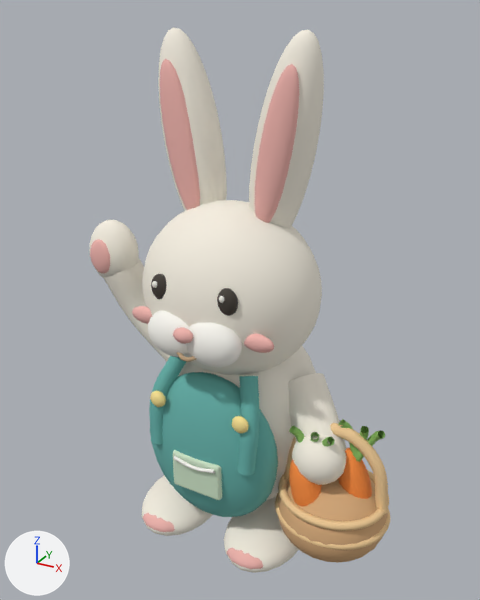
Two versions of the glTF model assets/harvest_3d/source/farm_friends_20261004/exports/sprites/rabbit.glb, one commit apart.
Both versions are drawn from a 50 mm lens placed at (1.08, -2.03, 2.32), pointed at (-0.18, 0.27, 1.17). Arrows for +X, +Y and +Z are at lower left; the lights stay in place. The picture after the commit comes second. Where no turn or scale is listed for an object, it has been applied to the vertices. Vertices at exactly the same position are counted once.

Objects in the first picture: 'Rabbit | apron', 'Rabbit | apron strap', 'Rabbit | apron strap.001', 'Rabbit | basket arm', 'Rabbit | basket body', 'Rabbit | basket paw', 'Rabbit | body', 'Rabbit | ear lining', 'Rabbit | ear lining.001', 'Rabbit | foot', 'Rabbit | foot.001', 'Rabbit | head', 'Rabbit | long ear', 'Rabbit | long ear.001', 'Rabbit | pocket', 'Rabbit | waving arm', 'Rabbit | waving paw' and 25 more.
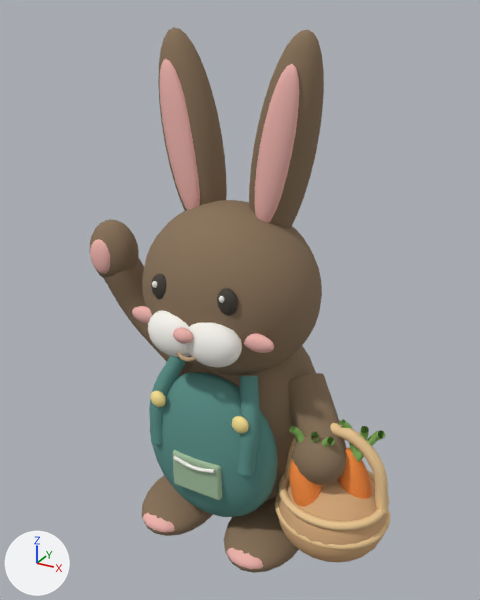
What differs and where, as boxes (x1, y1, x2, y2) in the pictures (480 x 600 px):
'Rabbit | apron', recoloured: (150, 372, 278, 517) in both
'Rabbit | basket arm', recoloured (white to brown): (288, 373, 346, 451) in both
'Rabbit | apron strap.001', recoloured: (237, 376, 259, 475) in both
'Rabbit | waving arm', recoloured (white to brown): (104, 257, 170, 362) in both
'Rabbit | pocket', recoloured (pale green to greyish green): (173, 450, 222, 500) in both
'Rabbit | apron strap', recoloured: (149, 356, 186, 444) in both
part 1 of me_球体_025, recoloured (white to brown): (292, 435, 346, 485) in both
part 2 of me_球体, recoloured (white to brown): (177, 346, 316, 501) in both
part 3 of me_球体_002, recoloured (white to brown): (142, 475, 213, 536) in both
part 4 of me_球体_004, recoloured (white to brown): (224, 497, 299, 573) in both
part 5 of me_球体_009, recoloured (white to brown): (142, 200, 322, 375) in both
part 6 of me_球体_010, recoloured (white to brown): (158, 27, 227, 211) in both
part 7 of me_球体_016, recoloured (white to brown): (249, 30, 324, 228) in both
part 8 of me_球体_023, recoloured (white to brown): (90, 220, 139, 278) in both

Patch to the scene script:
```diff
--- a/assets/harvest_3d/source/farm_friends_20261004/exports/sprites/rabbit.glb.py
+++ b/assets/harvest_3d/source/farm_friends_20261004/exports/sprites/rabbit.glb.py
@@ mat_rabbit___garden_teal_linen @@
 mat_rabbit___garden_teal_linen = principled_material('Rabbit | garden teal linen')
-mat_rabbit___garden_teal_linen.base_color = (0.13, 0.44, 0.4)  # cyan #65b1aa
+mat_rabbit___garden_teal_linen.base_color = (0.1, 0.28, 0.25)  # cyan #599089
 mat_rabbit___garden_teal_linen.roughness = 0.92
@@ mat_rabbit___mint_apron_stitches @@
 mat_rabbit___mint_apron_stitches = principled_material('Rabbit | mint apron stitches')
-mat_rabbit___mint_apron_stitches.base_color = (0.62, 0.78, 0.58)  # pale green #cee5c8
+mat_rabbit___mint_apron_stitches.base_color = (0.36, 0.52, 0.34)  # greyish green #a2bf9e
 mat_rabbit___mint_apron_stitches.roughness = 0.92
@@ me_rabbit___basket_arm_curve @@
 me_rabbit___basket_arm_curve.from_pydata(...)  # 396 vertices, 768 faces; spans x 0.229..0.575, y -0.246..0.085, z 0.537..0.911
-me_rabbit___basket_arm_curve.materials.append(mat_rabbit___warm_ivory_fur)  # white #f6f0e2
+me_rabbit___basket_arm_curve.materials.append(mat_rabbit___toasted_ivory_fur)  # brown #897359
@@ me_球体_025 @@
 me_球体_025.from_pydata(...)  # 146 vertices, 288 faces; spans x -0.115..0.115, y -0.1..0.1, z -0.11..0.11
+# me_球体_025 part 1: 288 faces spanning x -0.115..0.115, y -0.1..0.1, z -0.11..0.11 switch from mat_rabbit___warm_ivory_fur (white #f6f0e2) to mat_rabbit___toasted_ivory_fur (brown #897359)
@@ me_球体 @@
 me_球体.from_pydata(...)  # 362 vertices, 720 faces; spans x -0.39..0.39, y -0.31..0.31, z -0.5..0.5
+# me_球体 part 2: 720 faces spanning x -0.39..0.39, y -0.31..0.31, z -0.5..0.5 switch from mat_rabbit___warm_ivory_fur (white #f6f0e2) to mat_rabbit___toasted_ivory_fur (brown #897359)
@@ me_球体_002 @@
 me_球体_002.from_pydata(...)  # 222 vertices, 440 faces; spans x -0.18..0.18, y -0.26..0.26, z -0.095..0.095
+# me_球体_002 part 3: 440 faces spanning x -0.18..0.18, y -0.26..0.26, z -0.095..0.095 switch from mat_rabbit___warm_ivory_fur (white #f6f0e2) to mat_rabbit___toasted_ivory_fur (brown #897359)
@@ me_球体_004 @@
 me_球体_004.from_pydata(...)  # 222 vertices, 440 faces; spans x -0.18..0.18, y -0.26..0.26, z -0.095..0.095
+# me_球体_004 part 4: 440 faces spanning x -0.18..0.18, y -0.26..0.26, z -0.095..0.095 switch from mat_rabbit___warm_ivory_fur (white #f6f0e2) to mat_rabbit___toasted_ivory_fur (brown #897359)
@@ me_球体_009 @@
 me_球体_009.from_pydata(...)  # 610 vertices, 1216 faces; spans x -0.39..0.39, y -0.33..0.33, z -0.37..0.37
+# me_球体_009 part 5: 1216 faces spanning x -0.39..0.39, y -0.33..0.33, z -0.37..0.37 switch from mat_rabbit___warm_ivory_fur (white #f6f0e2) to mat_rabbit___toasted_ivory_fur (brown #897359)
@@ me_球体_010 @@
 me_球体_010.from_pydata(...)  # 362 vertices, 720 faces; spans x -0.141..0.141, y -0.11..0.11, z -0.423..0.423
+# me_球体_010 part 6: 720 faces spanning x -0.141..0.141, y -0.11..0.11, z -0.423..0.423 switch from mat_rabbit___warm_ivory_fur (white #f6f0e2) to mat_rabbit___toasted_ivory_fur (brown #897359)
@@ me_球体_016 @@
 me_球体_016.from_pydata(...)  # 362 vertices, 720 faces; spans x -0.141..0.141, y -0.11..0.11, z -0.423..0.423
+# me_球体_016 part 7: 720 faces spanning x -0.141..0.141, y -0.11..0.11, z -0.423..0.423 switch from mat_rabbit___warm_ivory_fur (white #f6f0e2) to mat_rabbit___toasted_ivory_fur (brown #897359)
@@ me_rabbit___waving_arm_curve @@
 me_rabbit___waving_arm_curve.from_pydata(...)  # 396 vertices, 768 faces; spans x -0.676..-0.245, y -0.162..0.09, z 0.771..1.271
-me_rabbit___waving_arm_curve.materials.append(mat_rabbit___warm_ivory_fur)  # white #f6f0e2
+me_rabbit___waving_arm_curve.materials.append(mat_rabbit___toasted_ivory_fur)  # brown #897359
@@ me_球体_023 @@
 me_球体_023.from_pydata(...)  # 222 vertices, 440 faces; spans x -0.12..0.12, y -0.095..0.095, z -0.15..0.15
+# me_球体_023 part 8: 440 faces spanning x -0.12..0.12, y -0.095..0.095, z -0.15..0.15 switch from mat_rabbit___warm_ivory_fur (white #f6f0e2) to mat_rabbit___toasted_ivory_fur (brown #897359)
```
